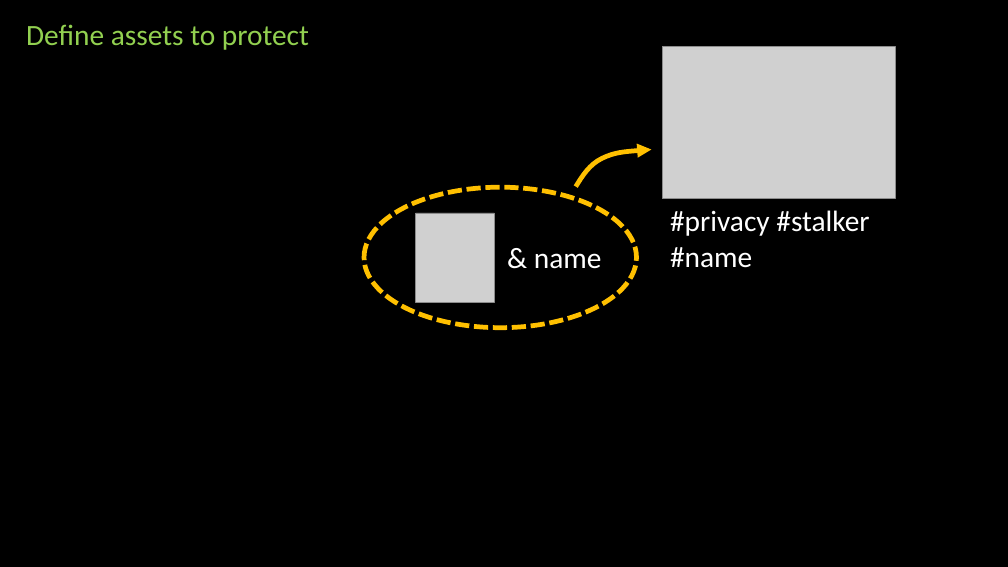
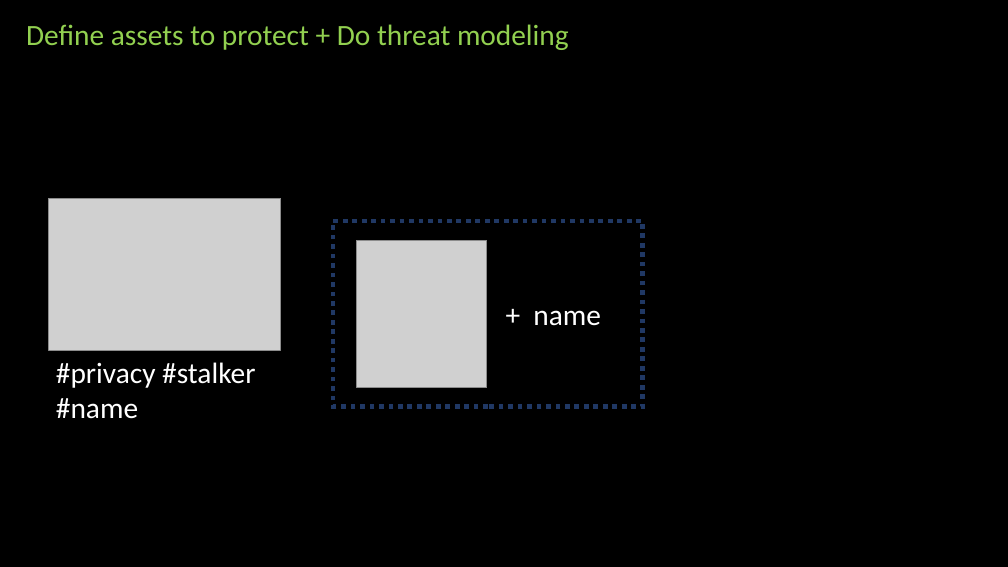
Before and after one commit to prayam/cmu_project_public_bak, a slide deck: slide 19 of docs/phase1_presentation.pptx (slide 7 before the commit). Drawn at 1008x567 pixels with LibreOffice and Linux fonts; fonts in the diff are those of the drawing; grey boxes stand for pictures. Boxes give left, top, right and bottom in pixels: in the first picture for what was removed or moved away, otherwise in the second. Text is boxed around its words. In the diff, an @@ line names an element or a change of style, - is before the commit and + after.

```diff
--- a/docs/phase1_presentation.pptx
+++ b/docs/phase1_presentation.pptx
@@ text at <box>26,24,569,50</box>: text changed @@
-Define assets to protect
+Define assets to protect + Do threat modeling
@@ freeform shape removed at <box>576,150,652,187</box> @@
@@ picture: place and size @@
-picture at <box>663,47,895,199</box>
+picture at <box>48,198,281,350</box>
@@ ellipse removed at <box>364,188,637,328</box> @@
@@ rectangle added at <box>333,221,643,406</box>, outline #203864 4.5 pt dashed @@
@@ picture: place and size @@
-picture at <box>416,213,495,302</box>
+picture at <box>357,240,487,388</box>
@@ text at <box>533,310,601,326</box>: text changed @@
-& name
++ name
@@ text "#privacy #stalker": place and size @@
-text "#privacy #stalker" at <box>670,210,869,268</box>
+text "#privacy #stalker" at <box>56,362,255,419</box>
```
Also in this commit, not shown: 8 other slides changed, 34 slides added, 1 other file.
